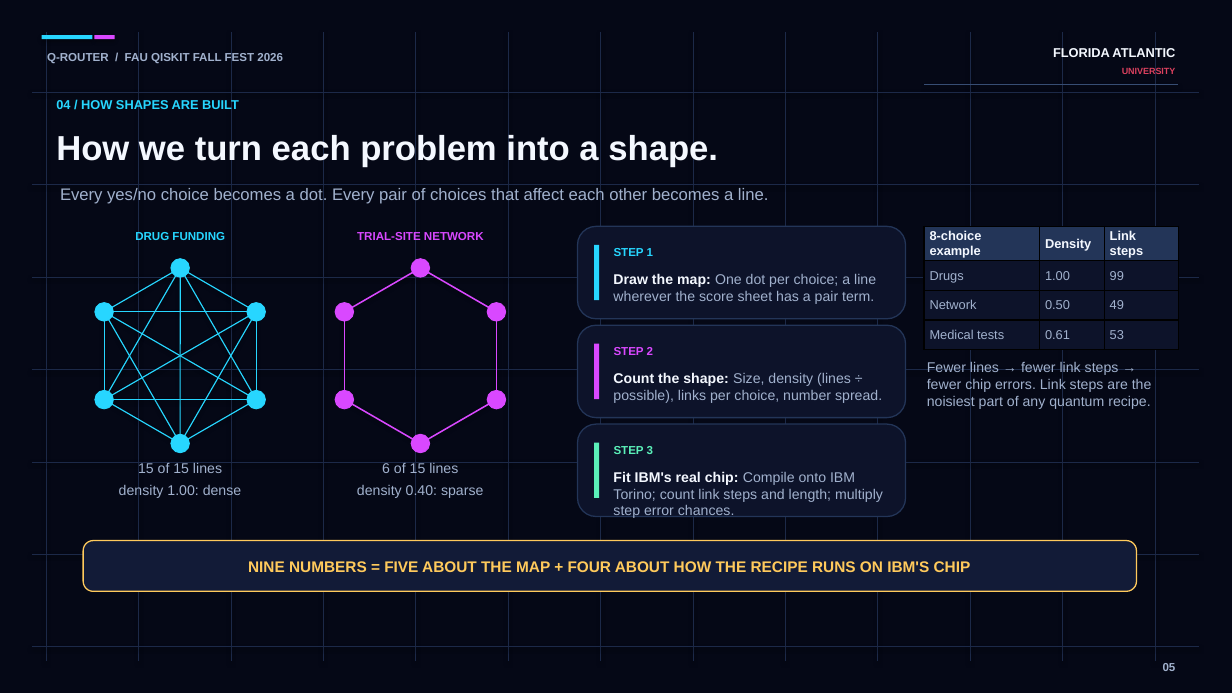
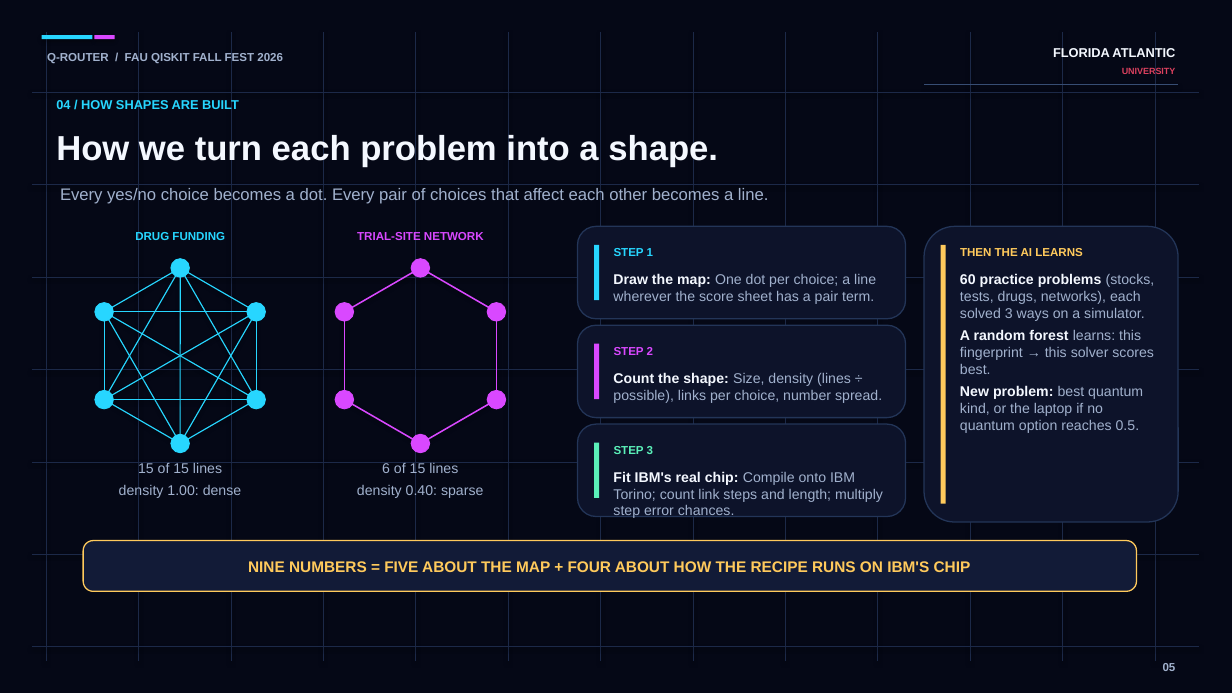
Before and after one commit to gurramn2025-cloud/q-router, a slide deck: slide 5 of slides/Q-Router_presentation.pptx. Drawn at 1232x693 pixels with LibreOffice and Linux fonts; fonts in the diff are those of the drawing. Boxes give left, top, right and bottom in pixels: in the first picture for what was removed or moved away, otherwise in the second. Text is boxed around its words. In the diff, an @@ line names an element or a change of style, - is before the commit and + after.

```diff
--- a/slides/Q-Router_presentation.pptx
+++ b/slides/Q-Router_presentation.pptx
@@ table removed at bbox=[924, 226, 1178, 345], 4 rows, 3 columns @@
-8-choice example | Density | Link steps
-Drugs | 1.00 | 99
-Network | 0.50 | 49
-Medical tests | 0.61 | 53
@@ rounded rectangle added at bbox=[924, 226, 1178, 522], fill #0D132A, outline #233558 1 pt @@
@@ rectangle added at bbox=[941, 245, 946, 504], fill #FFCA5C @@
@@ text added at bbox=[960, 248, 1083, 256], 9 pt, text #FFCA5C, bold @@
+THEN THE AI LEARNS
@@ text added at bbox=[960, 273, 1155, 433], 11 pt, text #A1B1CD @@
+60 practice problems (stocks, tests, drugs, networks), each solved 3 ways on a simulator.
+A random forest learns: this fingerprint → this solver scores best.
+New problem: best quantum kind, or the laptop if no quantum option reaches 0.5.
@@ text removed at bbox=[927, 360, 1152, 409] @@
-Fewer lines → fewer link steps → fewer chip errors. Link steps are the noisiest part of any quantum recipe.
```
Also in this commit, not shown: 3 other slides changed.
